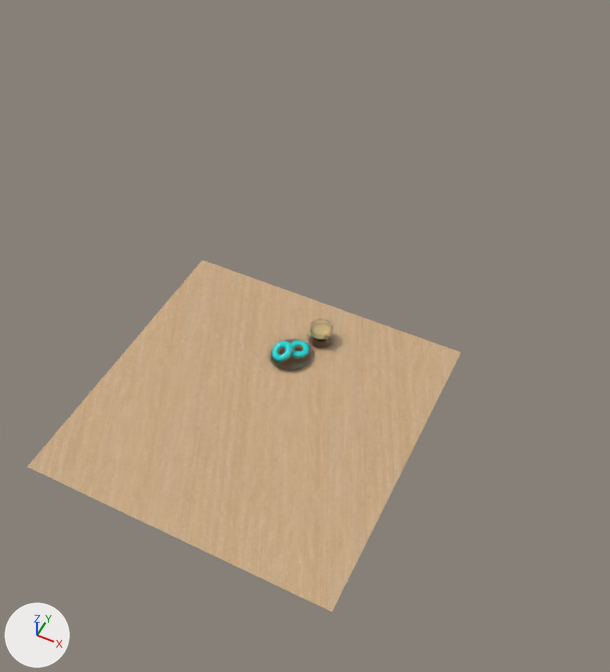
The Blender file BlendFiles/donuts.blend as it was, and as the next commit left it.
The view is the same before and after, from a 50 mm camera at (1.71, -3.27, 4.26) aimed at (0.04, 0.08, 0.08). The axes (+X, +Y, +Z) are drawn at lower left. The lights are the same throughout.

Objects in the first picture: 'Donut', 'Plane'.
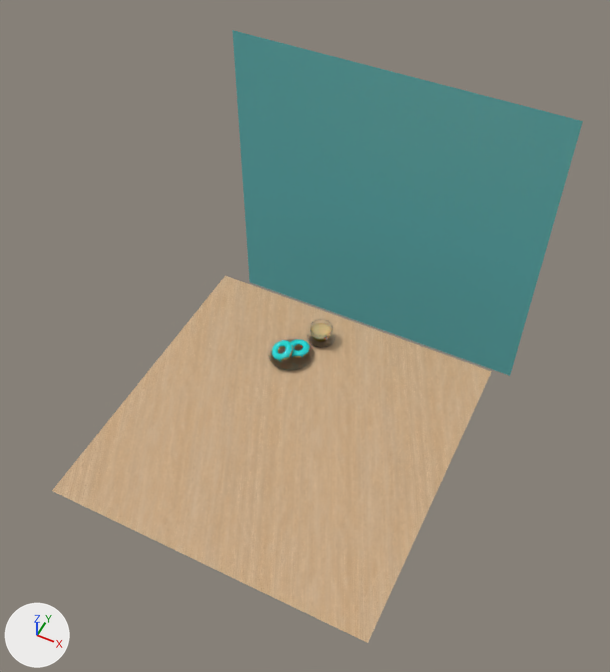
Changed parts and their boxes (x1, y1, x2, y2) in the pictures (610 x 672 px):
```json
{"object": "Plane", "change": "moved", "before": [27, 260, 461, 612], "after": [52, 276, 492, 643]}
{"object": "Plane.001", "change": "added", "after": [233, 30, 583, 376], "on screen": "cyan"}
{"object": "Icing", "change": "moved, turned", "before": [290, 340, 310, 358], "after": [290, 339, 310, 357]}
{"object": "Donut", "change": "moved, turned", "before": [291, 345, 310, 359], "after": [291, 344, 310, 358]}
```

Scene script edits in JSON lines:
```json
{"op": "add", "block": "mat_material_007", "code": ["mat_material_007 = principled_material('Material.007')", "mat_material_007.base_color = (0.149, 0.58, 0.58)  # cyan #6cc8c8"]}
{"op": "add", "block": "me_plane_001", "code": ["me_plane_001 = bpy.data.meshes.new('Plane.001')", "me_plane_001.from_pydata([(-1.0, -1.0, 0.0), (1.0, -1.0, 0.0), (-1.0, 1.0, 0.0), (1.0, 1.0, 0.0)], [], [(0, 1, 3, 2)])", "me_plane_001.materials.append(mat_material_007)  # cyan #6cc8c8"]}
{"op": "set", "path": "ob_plane.location", "old": "(0.0, -0.527, 0.0)", "new": "(0.234, -0.593, 0.0)"}
{"op": "set", "path": "ob_donut.location", "old": "(0.034, -0.006, 0.024)", "new": "(0.034, -0.006, 0.033)"}
{"op": "set", "path": "ob_donut.rotation_euler", "old": "(0.0, 0.0, 9.139)", "new": "(-0.0453, 0.0328, 9.14)", "note": "degrees (0, 0, 164) -> degrees (-2.6, 1.9, 164)"}
{"op": "add", "block": "ob_plane_001", "code": ["ob_plane_001 = bpy.data.objects.new('Plane.001', me_plane_001)", "ob_plane_001.location = (0.0, 1.504, 0.0)", "ob_plane_001.rotation_euler = (1.571, 0.0, 0.0)  # degrees (90, 0, 0)", "ob_plane_001.scale = (1.25, 1.25, 1.25)"]}
```
